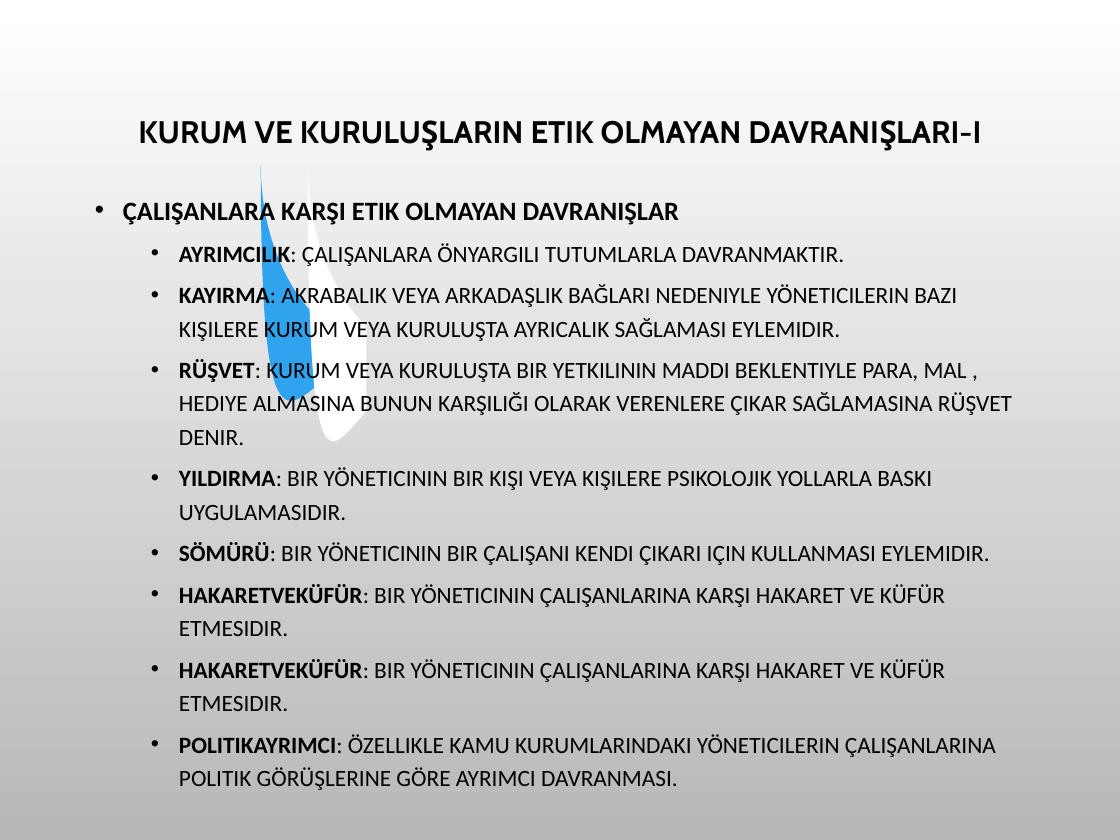
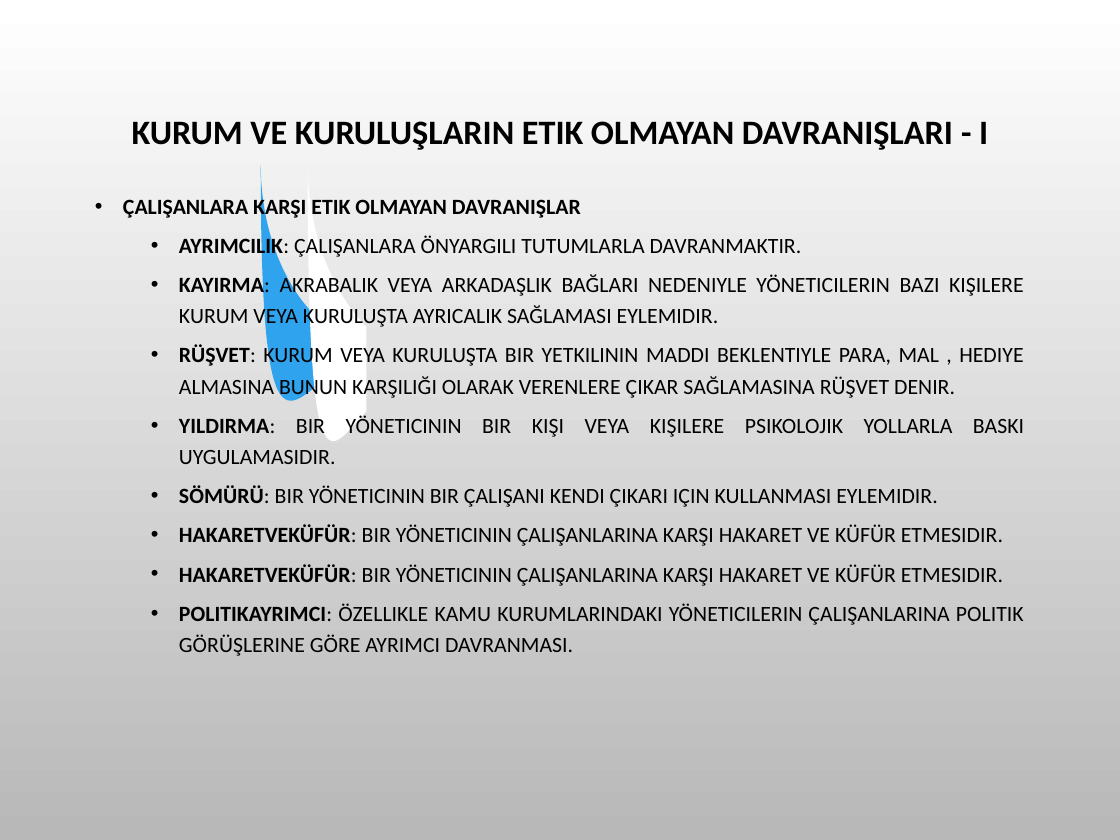
Before and after one commit to SevdanurGENC/20-21-Lecture-Notes, a slide deck: slide 32 of 4. Bolum - Meslek Etigi - Kurumsal Etik.ppt. Drawn at 1120x840 pixels with LibreOffice and Linux fonts; fonts in the diff are those of the drawing; background and template pictures are left out. Boxes give left, top, right and bottom in pixels: in the first picture for what was removed or moved away, otherwise in the second. Text is boxed around its words. In the diff, an @@ line names an element or a change of style, - is before the commit and + after.

```diff
--- a/4. Bolum - Meslek Etigi - Kurumsal Etik.ppt
+++ b/4. Bolum - Meslek Etigi - Kurumsal Etik.ppt
@@ title at [132,121,988,150]: text changed; size 20 to 22 pt; font Cabin to Calibri @@
-KURUM VE KURULUŞLARIN ETIK OLMAYAN DAVRANIŞLARI-I
+KURUM VE KURULUŞLARIN ETIK OLMAYAN DAVRANIŞLARI - I
@@ text "ÇALIŞANLARA KARŞI ETIK OLMAYAN DAVRANIŞLAR" at [123,196,1024,656]: size 17 to 14 pt in "ÇALIŞANLARA KARŞI ETIK OLMAYAN DAVRANIŞLAR"; size 15 to 14 pt; alignment left to justified @@
```
Also in this commit, not shown: 12 other slides changed.
